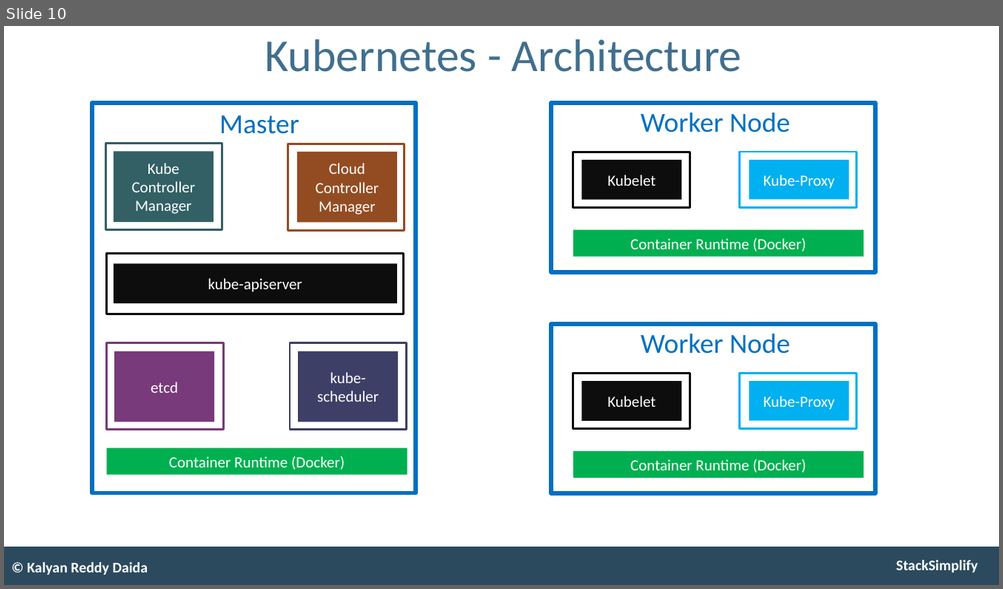
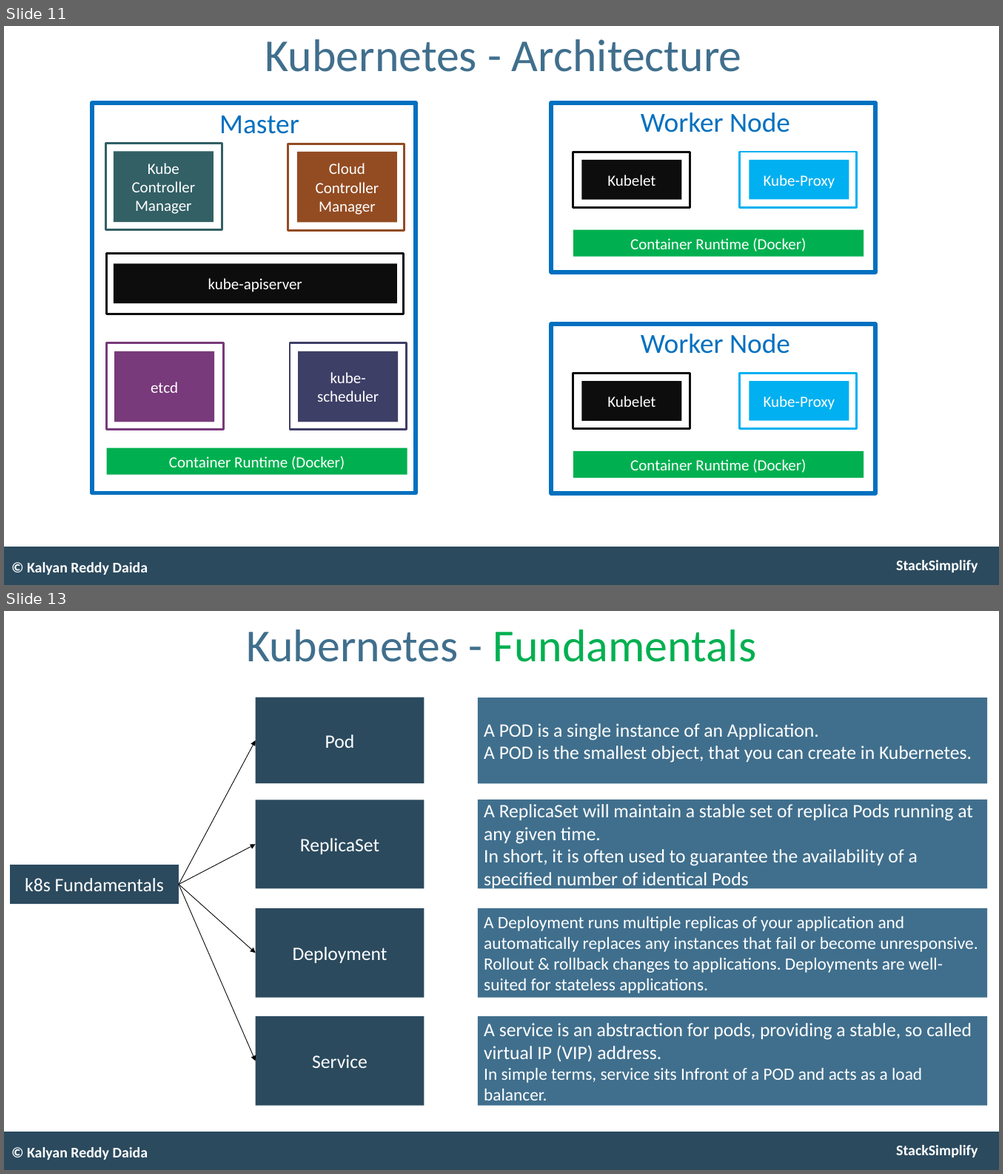
Before and after one commit to stacksimplify/aws-eks-kubernetes-masterclass, a slide deck: presentation/AWS-Fargate-and-EKS-Masterclass.pptx. Shown one above the other, each under a label of ours: slide 10 before the commit, slides 11 and 13 after it; the slides between them are not shown. The pictures are 1003x589 and 1003x1174 pixels, drawn with LibreOffice and Linux fonts; fonts in the diff are those of the drawing. Boxes give left, top, right and bottom in pixels: in the first picture for what was removed or moved away, otherwise in the second. Text is boxed around its words. In the diff, an @@ line names an element or a change of style, - is before the commit and + after.

```diff
--- a/presentation/AWS-Fargate-and-EKS-Masterclass.pptx
+++ b/presentation/AWS-Fargate-and-EKS-Masterclass.pptx
@@ slide 13 added at (4,611,999,1170), background #FFFFFF; not listed: 2 template elements that a slide beside it also shows @@
@@ title added at (246,629,756,662), 53 pt, text #00B050 @@
+Kubernetes - Fundamentals
@@ rectangle added at (255,698,424,784), fill #2B4A5E, 22 pt, text #FFFFFF @@
+Pod
@@ rectangle added at (478,698,987,783), fill #406F8D, 22 pt, text #FFFFFF @@
+A POD is a single instance of an Application.
+A POD is the smallest object, that you can create in Kubernetes.
@@ arrow added from (179, 885) to (255, 741), #000000 0.75 pt @@
@@ rectangle added at (255,800,424,889), fill #2B4A5E, 22 pt, text #FFFFFF @@
+ReplicaSet
@@ rectangle added at (478,800,987,889), fill #406F8D, 22 pt, text #FFFFFF @@
+A ReplicaSet will maintain a stable set of replica Pods running at any given time.
+In short, it is often used to guarantee the availability of a specified number of identical Pods
@@ arrow added from (179, 885) to (255, 845), #000000 0.75 pt @@
@@ rectangle added at (10,865,179,904), fill #2B4A5E, 22 pt, text #FFFFFF @@
+k8s Fundamentals
@@ arrow added from (179, 885) to (255, 953), #000000 0.75 pt @@
@@ arrow added from (179, 885) to (255, 1061), #000000 0.75 pt @@
@@ rectangle added at (255,908,424,998), fill #2B4A5E, 22 pt, text #FFFFFF @@
+Deployment
@@ rectangle added at (478,908,987,998), fill #406F8D, 20 pt, text #FFFFFF @@
+A Deployment runs multiple replicas of your application and automatically replaces any instances that fail or become unresponsive.
+Rollout & rollback changes to applications. Deployments are well-suited for stateless applications.
@@ rectangle added at (255,1017,424,1106), fill #2B4A5E, 22 pt, text #FFFFFF @@
+Service
@@ rectangle added at (478,1017,987,1106), fill #406F8D, 22 pt, text #FFFFFF @@
+A service is an abstraction for pods, providing a stable, so called virtual IP (VIP) address.
+In simple terms, service sits Infront of a POD and acts as a load balancer.
@@ text added at (27,1147,148,1160), 17 pt, text #FFFFFF, bold @@
+© Kalyan Reddy Daida
@@ what was slide 10 is now slide 11 @@
```
Also in this commit, not shown: 1 slide changed, 26 other slides added.
